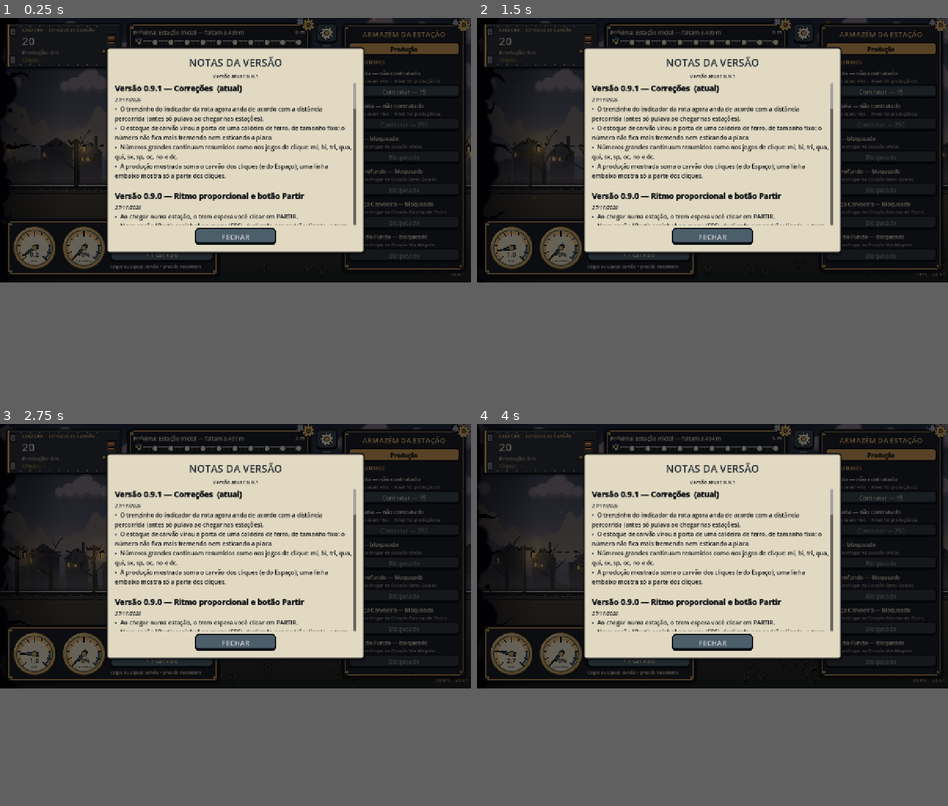
Above: before the commit, frames 1-4 (two rows, left to right).
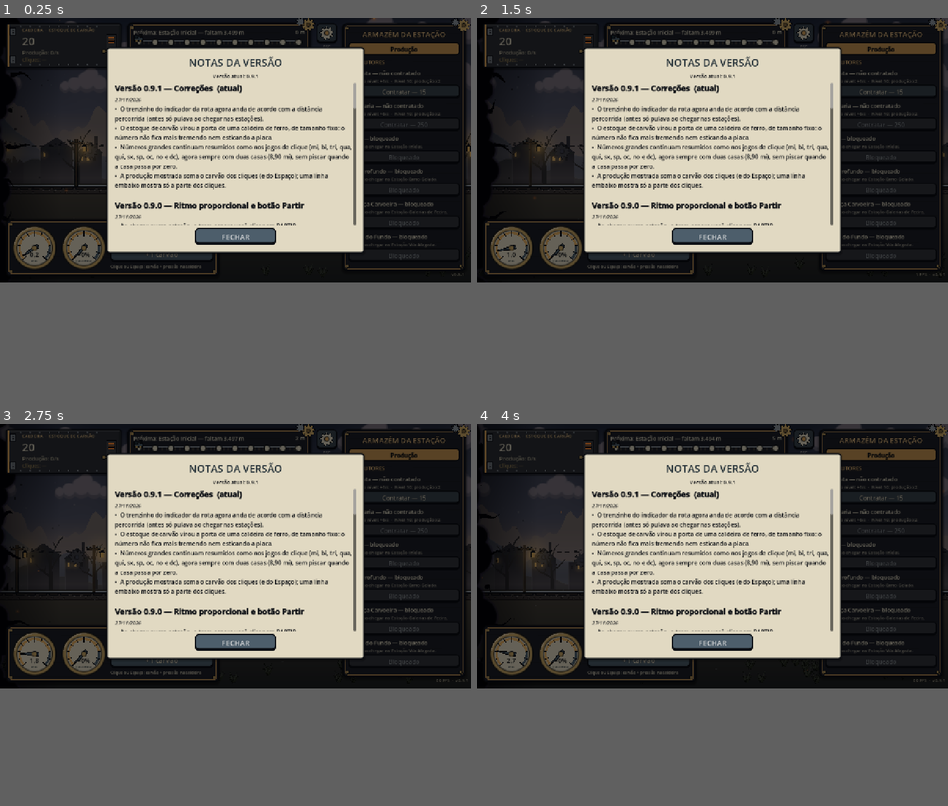
Above: after the commit, the same moments.

Repository: pedro-juv/long-train-journey
Game: Godot game, scene res://scenes/main.tscn
The game is run twice, just before and just after one commit, with the same random seed, the same clock (stepped at 60 frames per second) and the same inputs. Sound files missing from this copy of the repository are replaced by a short silence.
Inputs (mouse positions are in pixels of both pictures, inside the frame that each line leads up to):
- Up to frame 1 (0.25 s): no input
- Up to frame 2 (1.5 s): click "ATIÇAR A CALDEIRA +1 carvão" at 0.5 s; click (801, 63) at 1.25 s
- Up to frame 3 (2.75 s): click (324, 469) at 2 s
- Up to frame 4 (4 s): click "Produção" at 2.75 s; click "Contratar — 15" at 3.5 s

The runs differ from the first frame. In frame 1, 2.6% of the frame differs, in the area x 24-75%, y 33-55%; in frame 2, 2.6%; in frame 3, 2.6%; in frame 4, 2.6%.

Commit message:
Números resumidos sempre com duas casas (truncadas), sem piscar
Co-Authored-By: Claude Opus 5.5 <noreply@anthropic.com>

Diff:
--- a/scenes/num_format.gd
+++ b/scenes/num_format.gd
@@ -11,20 +11,23 @@
 const _SCIENTIFIC_FROM := 1e36
 
 
-## Quantidade de carvão ou custo: "15", "1.234", "12,5 mi".
+## Quantidade de carvão ou custo: "15", "1.234", "12,50 mi".
+## Números resumidos têm sempre duas casas ("8,90 mi", não "8,9 mi"): o texto
+## não muda de tamanho nem pisca quando a casa decimal passa por zero. As casas
+## são truncadas (8,999 mi -> "8,99 mi"): nunca mostra mais do que existe.
 static func amount(value: float) -> String:
 	var v := absf(value)
 	var prefix := "-" if value < 0.0 else ""
 	if v >= _SCIENTIFIC_FROM:
 		var e := int(floor(log(v) / log(10.0)))
 		var m := v / pow(10.0, e)
-		if m >= 9.995:   # arredondamento virou 10,00
+		if m >= 10.0:   # imprecisão do log
 			m /= 10.0
 			e += 1
-		return prefix + _decimal(m, 2) + "e" + str(e)
+		return prefix + _fixed(_truncate(m, 2), 2) + "e" + str(e)
 	for s in _SUFFIXES:
 		if v >= s[0]:
-			return prefix + _decimal(v / s[0], 2) + " " + s[1]
+			return prefix + _fixed(_truncate(v / s[0], 2), 2) + " " + s[1]
 	return prefix + _thousands(int(floor(v)))
 
 
@@ -33,6 +36,17 @@
 	if absf(value) < 100.0 and not is_equal_approx(value, roundf(value)):
 		return _decimal(value, 1)
 	return amount(roundf(value))
+
+
+## Corta (sem arredondar) em `places` casas; a folga evita 8,09 virar 8,08.
+static func _truncate(value: float, places: int) -> float:
+	var f := pow(10.0, places)
+	return floor(value * f + 1e-6) / f
+
+
+## Número com exatamente `places` casas e vírgula decimal ("8,90").
+static func _fixed(value: float, places: int) -> String:
+	return ("%.*f" % [places, value]).replace(".", ",")
 
 
 ## Número com `places` casas e vírgula decimal (sem zeros sobrando).
@@ -55,12 +69,13 @@
 	return ("-" if n < 0 else "") + out
 
 
-## Distância: "850 m", "12.345 m", "52,5 km", "350.000 km".
+## Distância: "850 m", "12.345 m", "52,0 km", "350.000 km" (uma casa fixa
+## entre 100 e 10.000 km, para não piscar quando a casa passa por zero).
 static func distance(meters: float) -> String:
 	if meters >= 10000000.0:
 		return _thousands(int(floor(meters / 1000.0))) + " km"
 	if meters >= 100000.0:
-		return _decimal(meters / 1000.0, 1) + " km"
+		return _fixed(floor(meters / 100.0) / 10.0, 1) + " km"
 	return _thousands(int(floor(meters))) + " m"
 
 
--- a/scenes/patch_notes_data.gd
+++ b/scenes/patch_notes_data.gd
@@ -8,7 +8,7 @@
 	{"version": "0.9.1", "date": "27/11/2026", "title": "Correções", "items": [
 		"O trenzinho do indicador da rota agora anda de acordo com a distância percorrida (antes só pulava ao chegar nas estações).",
 		"O estoque de carvão virou a porta de uma caldeira de ferro, de tamanho fixo: o número não fica mais tremendo nem esticando a placa.",
-		"Números grandes continuam resumidos como nos jogos de clique: mi, bi, tri, qua, qui, sx, sp, oc, no e dc.",
+		"Números grandes continuam resumidos como nos jogos de clique (mi, bi, tri, qua, qui, sx, sp, oc, no e dc), agora sempre com duas casas (8,90 mi), sem piscar quando a casa passa por zero.",
 		"A produção mostrada soma o carvão dos cliques (e do Espaço); uma linha embaixo mostra só a parte dos cliques.",
 	]},
 	{"version": "0.9.0", "date": "27/11/2026", "title": "Ritmo proporcional e botão Partir", "items": [
--- a/tests/test_core.gd
+++ b/tests/test_core.gd
@@ -682,10 +682,17 @@
 	print("Resumo dos números (como nos jogos clicker)")
 	_check(NumFormat.amount(999999.0) == "999.999", "abaixo de 1 mi: separador de milhar (%s)" % NumFormat.amount(999999.0))
 	_check(NumFormat.amount(15.52e6) == "15,52 mi", "mi (%s)" % NumFormat.amount(15.52e6))
-	_check(NumFormat.amount(3.2e12) == "3,2 tri", "tri (%s)" % NumFormat.amount(3.2e12))
-	_check(NumFormat.amount(1.5e15) == "1,5 qua" and NumFormat.amount(2e18) == "2 qui", "qua e qui (%s, %s)" % [NumFormat.amount(1.5e15), NumFormat.amount(2e18)])
+	_check(NumFormat.amount(8.9e6) == "8,90 mi" and NumFormat.amount(9e6) == "9,00 mi" and NumFormat.amount(8.09e6) == "8,09 mi", "sempre duas casas: não pisca ao passar por zero (%s, %s, %s)" % [NumFormat.amount(8.9e6), NumFormat.amount(9e6), NumFormat.amount(8.09e6)])
+	_check(NumFormat.amount(3.2e12) == "3,20 tri", "tri (%s)" % NumFormat.amount(3.2e12))
+	_check(NumFormat.amount(1.5e15) == "1,50 qua" and NumFormat.amount(2e18) == "2,00 qui", "qua e qui (%s, %s)" % [NumFormat.amount(1.5e15), NumFormat.amount(2e18)])
+	_check(NumFormat.amount(8.999e6) == "8,99 mi" and NumFormat.amount(999.999e6) == "999,99 mi" and NumFormat.amount(999999.7) == "999.999", "casas cortadas, não arredondadas: nunca mostra mais do que tem (%s, %s, %s)" % [NumFormat.amount(8.999e6), NumFormat.amount(999.999e6), NumFormat.amount(999999.7)])
+	var widths := {}
+	for x in [8.0e6, 8.09e6, 8.9e6, 9.0e6, 9.99e6]:
+		widths[NumFormat.amount(x).length()] = true
+	_check(widths.size() == 1, "de 8 mi a 9,99 mi o texto tem sempre o mesmo tamanho")
+	_check(NumFormat.distance(123000.0) == "123,0 km" and NumFormat.distance(123456.0) == "123,4 km", "distância com uma casa fixa (%s)" % NumFormat.distance(123000.0))
 	_check(NumFormat.amount(999.99e33) == "999,99 dc", "dc (%s)" % NumFormat.amount(999.99e33))
-	_check(NumFormat.amount(1.234e40) == "1,23e40", "acima de dc: notação científica (%s)" % NumFormat.amount(1.234e40))
+	_check(NumFormat.amount(1.234e40) == "1,23e40" and NumFormat.amount(1e40) == "1,00e40", "acima de dc: notação científica (%s)" % NumFormat.amount(1.234e40))
 	var longest := 0
 	for e in range(0, 40):
 		longest = maxi(longest, NumFormat.amount(9.99999 * pow(10.0, e)).length())
